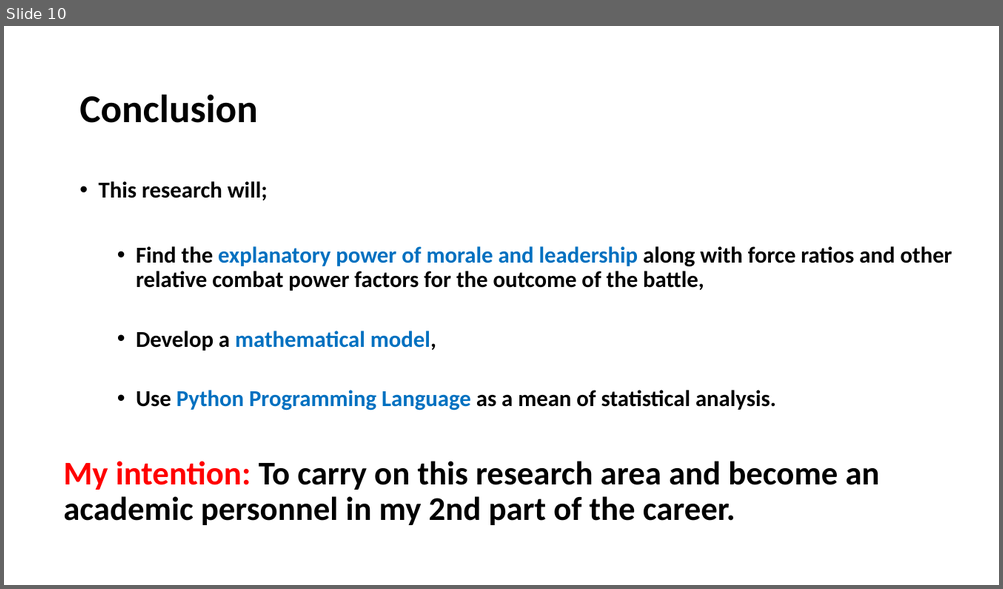
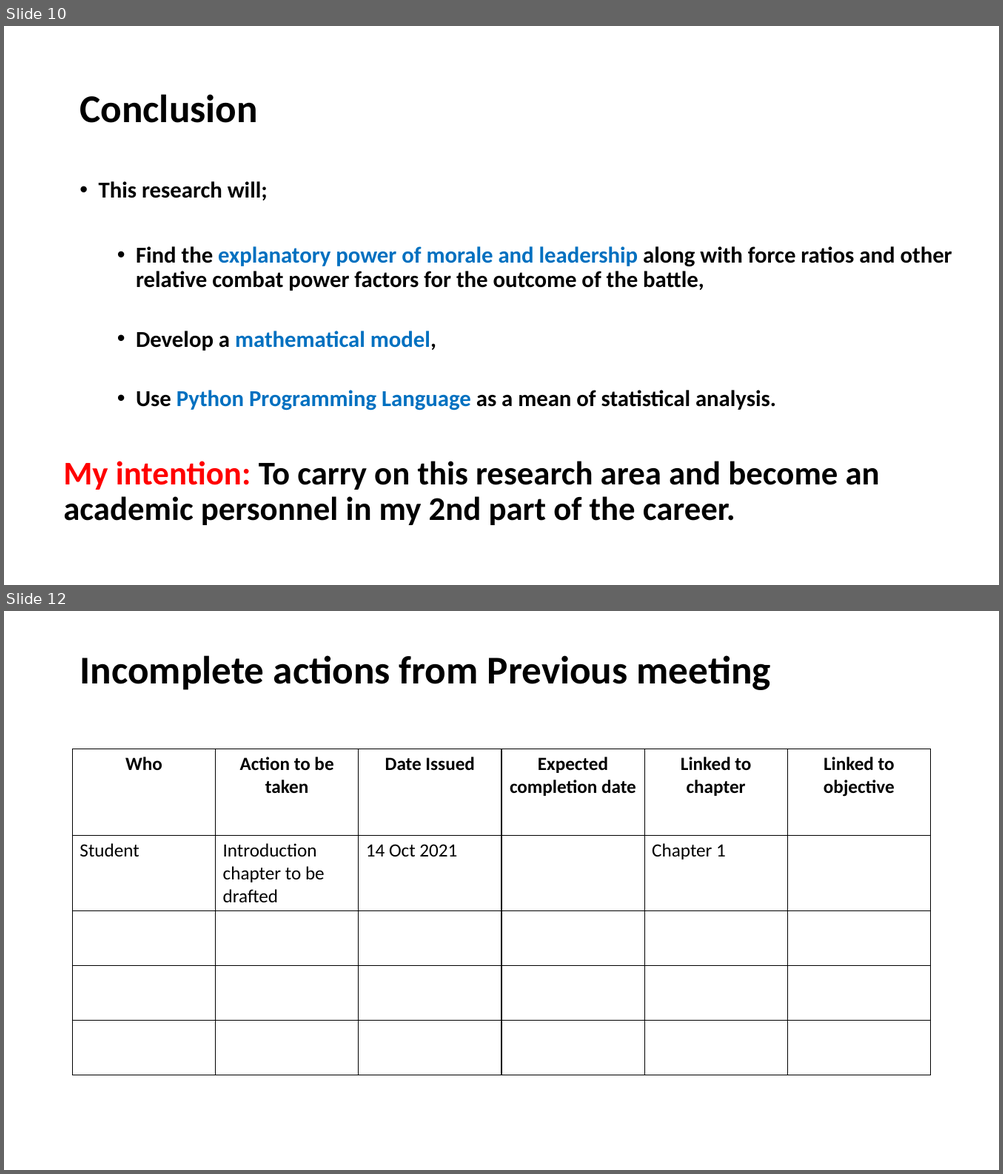
Before and after one commit to GurkanGitHub/PhD, a slide deck: PhD Discussion.pptx. Shown one above the other, each under a label of ours: slide 10 before the commit, slides 10 and 12 after it; the slides between them are not shown. The pictures are 1003x589 and 1003x1174 pixels, drawn with LibreOffice and Linux fonts; fonts in the diff are those of the drawing. Boxes give left, top, right and bottom in pixels: in the first picture for what was removed or moved away, otherwise in the second. Text is boxed around its words. In the diff, an @@ line names an element or a change of style, - is before the commit and + after.

```diff
--- a/PhD Discussion.pptx
+++ b/PhD Discussion.pptx
@@ slide 12 added at (4,611,999,1170), background #FFFFFF @@
@@ title added at (79,655,771,690), 38 pt, text #000000, bold @@
+Incomplete actions from Previous meeting
@@ table added at (73,749,932,1074), 5 rows, 6 columns @@
+Who | Action to be taken | Date Issued | Expected completion date | Linked to chapter | Linked to objective
+Student | Introduction chapter to be drafted | 14 Oct 2021 |  | Chapter 1 | 
+ |  |  |  |  | 
+ |  |  |  |  | 
+ |  |  |  |  | 
```
Also in this commit, not shown: 7 other slides added, 4 other files.
